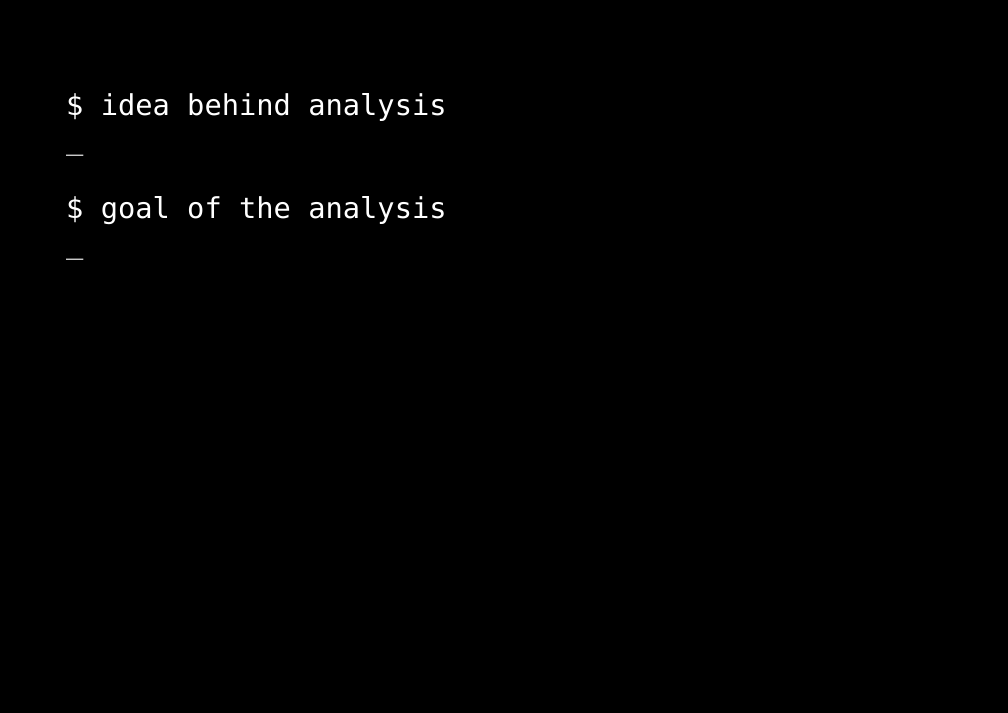
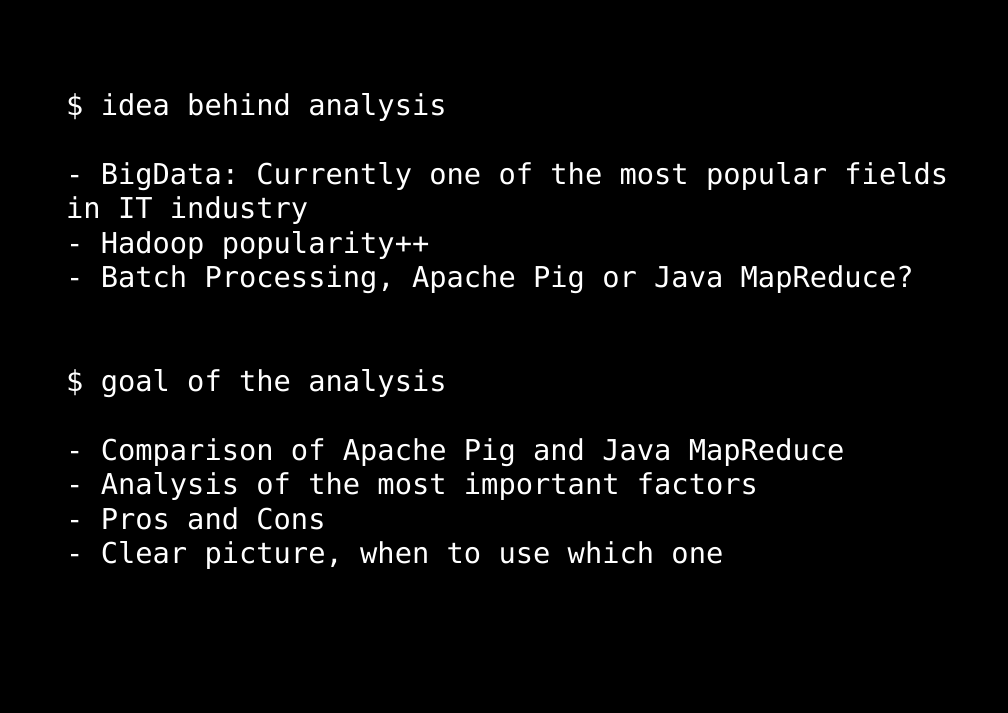
Before and after one commit to dzamurovic/coding-serbia-2014, a slide deck: slide 5 of coding-serbia.pptx. Drawn at 1008x713 pixels with LibreOffice and Linux fonts; fonts in the diff are those of the drawing. Boxes give left, top, right and bottom in pixels: in the first picture for what was removed or moved away, otherwise in the second. Text is boxed around its words. In the diff, an @@ line names an element or a change of style, - is before the commit and + after.

Commit message:
Added text for presentation.

```diff
--- a/coding-serbia.pptx
+++ b/coding-serbia.pptx
@@ rectangle "$ idea behind analysis": place and size @@
-rectangle "$ idea behind analysis" at <box>49,78,966,304</box>
+rectangle "$ idea behind analysis" at <box>49,78,966,618</box>
@@ text in rectangle at <box>66,162,948,293</box>: text changed @@
-_
+- BigData: Currently one of the most popular fields in IT industry
+- Hadoop popularity++
+- Batch Processing, Apache Pig or Java MapReduce?
@@ text in rectangle at <box>101,438,845,569</box>: text changed @@
-_
+- Comparison of Apache Pig and Java MapReduce
+- Analysis of the most important factors
+- Pros and Cons
+- Clear picture, when to use which one
```
Also in this commit, not shown: 4 other slides changed, 8 slides added, 2 slides removed.
